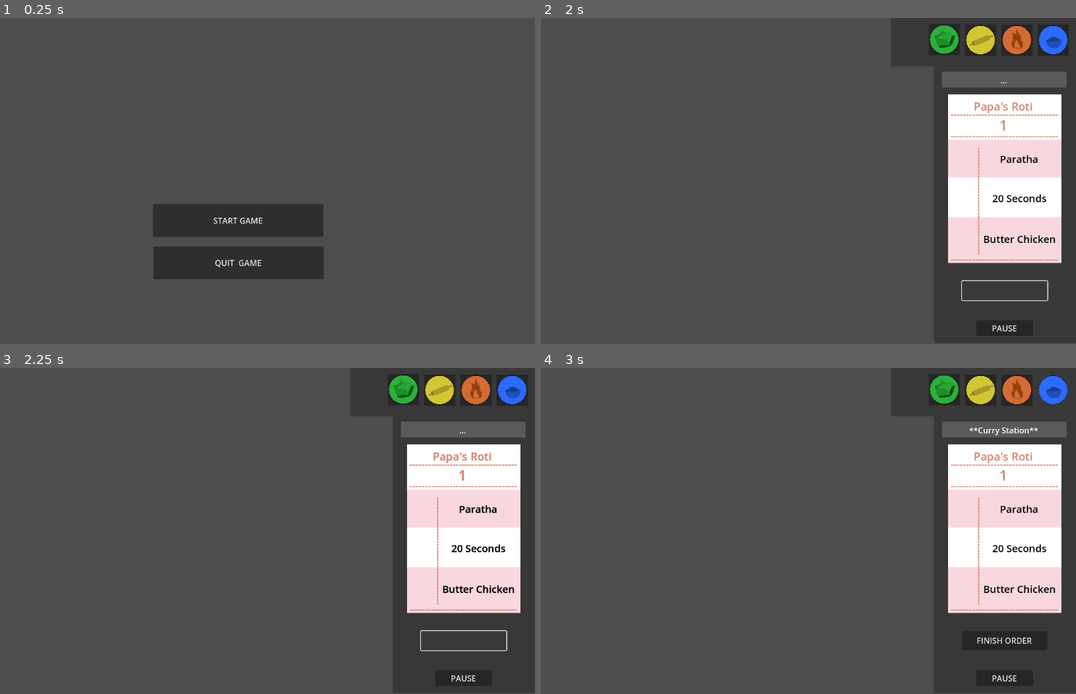
Above: before the commit, frames 1-4 (two rows, left to right).
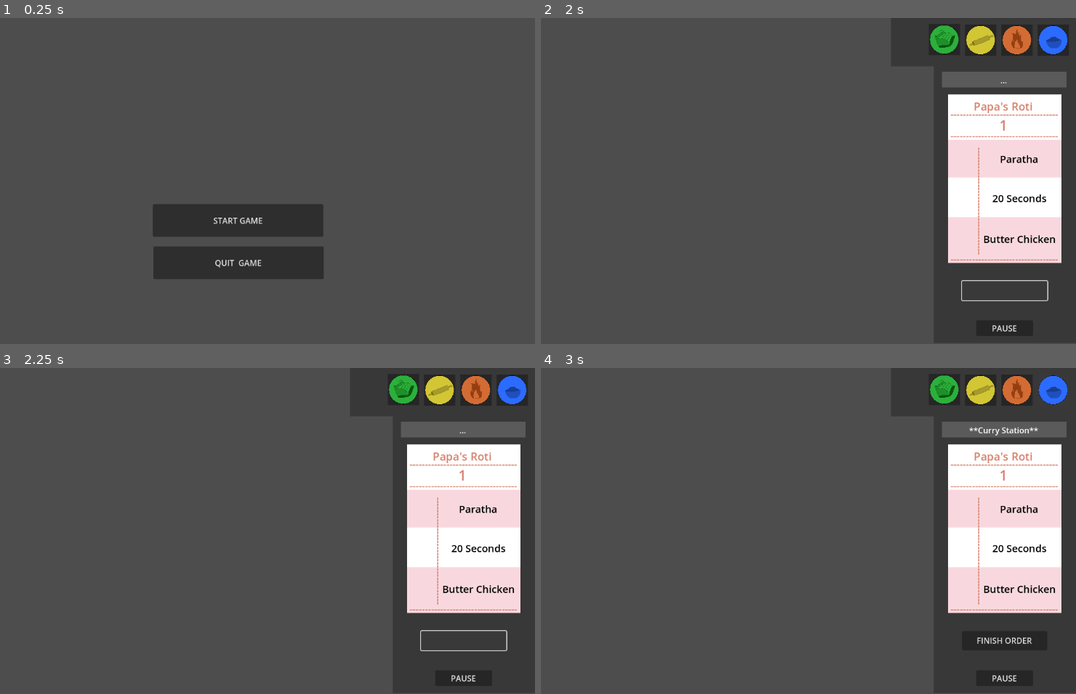
Above: after the commit, the same moments.

Repository: trishadar/PapasRotiria
Game: Godot game, scene res://main.tscn
Two runs of this game, one before a commit and one after it. Both use one fixed random seed, a clock stepped at 60 frames per second and the inputs below.
Inputs (mouse positions are in pixels of both pictures, inside the frame that each line leads up to):
- Up to frame 1 (0.25 s): no input
- Up to frame 2 (2 s): click "START GAME" at 0.5 s; click "TAKE ORDER" at 1.25 s
- Up to frame 3 (2.25 s): click (465, 641) at 2 s
- Up to frame 4 (3 s): click (1054, 390) at 2.75 s

Frames 1-2 are identical in both runs. In frame 3, 0.2% of the frame differs, in the area x 76-97%, y 26-75%; in frame 4, nothing differs.

Commit message:
Update order.gd

Diff:
--- a/project/order.gd
+++ b/project/order.gd
@@ -25,9 +25,10 @@
 
 
 func _on_take_order_button_pressed() -> void:
-	spawn_scene()
-	takeOrderButton.text = " "
-	globalData.canTakeOrder = false
+	if (globalData.canTakeOrder == true):
+		spawn_scene()
+		takeOrderButton.text = " "
+		globalData.canTakeOrder = false
 
 
 
